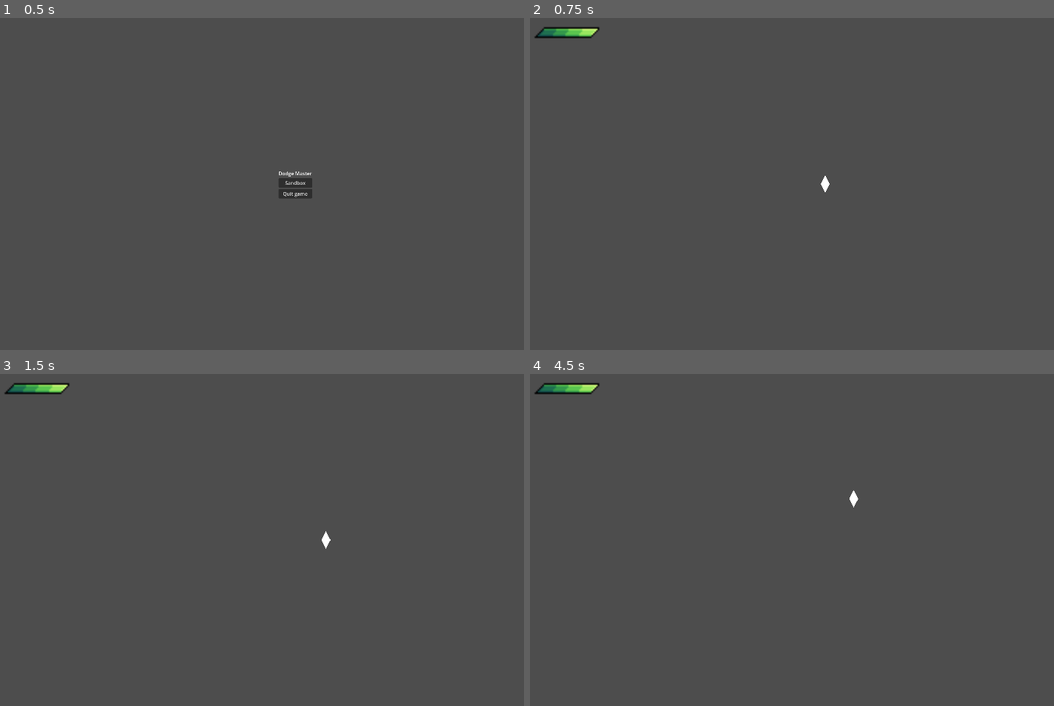
Above: before the commit, frames 1-4 (two rows, left to right).
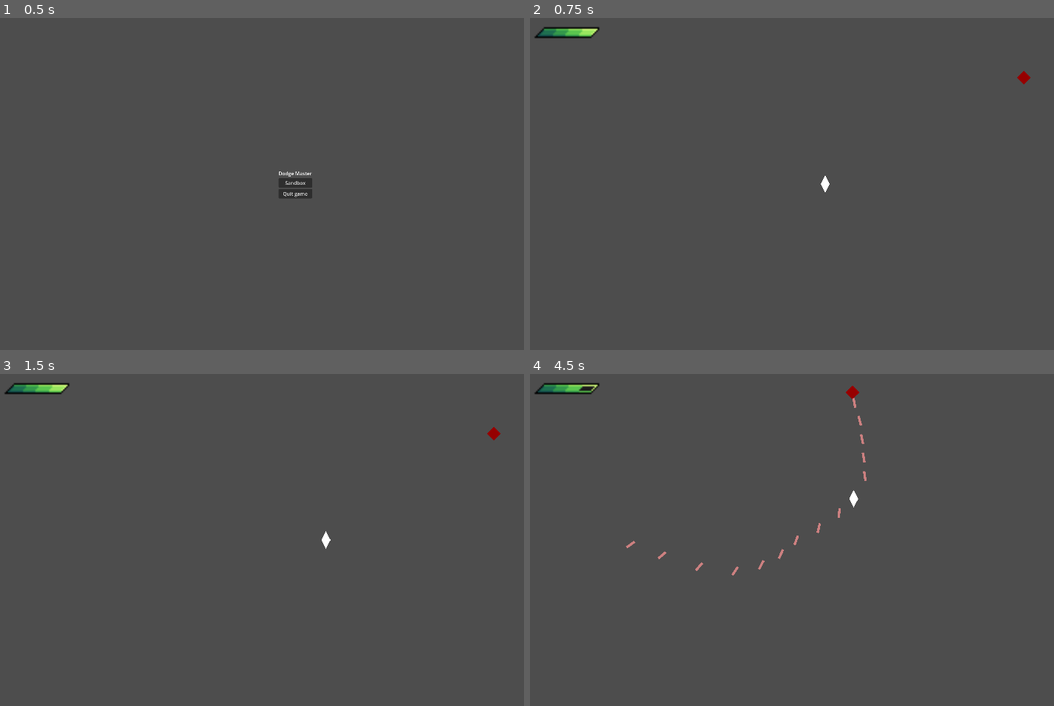
Above: after the commit, the same moments.

Repository: SytonK/DodgeMaster
Game: Godot game, scene res://src/UI/menus/main menu/main_menu.tscn
The game is run twice, just before and just after one commit, with the same random seed, the same clock (stepped at 60 frames per second) and the same inputs.
Inputs:
- Up to frame 1 (0.5 s): no input
- Up to frame 2 (0.75 s): click "Sandbox" at 0.5 s
- Up to frame 3 (1.5 s): tap Enter at 1.25 s; hold Right (move_right) from 1.28 s (still down)
- Up to frame 4 (4.5 s): release Right (move_right) at 2.03 s; hold Down (move_down) 2.03-2.78 s; hold Right (move_right) 2.78-3.53 s; hold Up (move_up) 3.53-4.28 s; hold Left (move_left) from 4.28 s (still down)

Frame 1 is identical in both runs. In frame 2, less than 0.1% of the frame differs, in the area x 92-96%, y 16-20%; in frame 3, less than 0.1%; in frame 4, 0.3%, in the area x 9-65%, y 3-61%.

Commit message:
add freaquency to enemies

Diff:
--- a/src/enemies/invisible spawner/target player invisible spawner/target_player_invisible_spawner.gd
+++ b/src/enemies/invisible spawner/target player invisible spawner/target_player_invisible_spawner.gd
@@ -2,13 +2,18 @@
 
 
 enum SIDE { left, right, top, bottom }
-
-
 const COLOR_MODDLATE_FACTOR: float = 0.001
 
 
+@onready var spawner: Spawner = $Spawner
+
+@export var frequency: float
 @export var projectile_speed: int = 300
 @export var radius: int
+
+
+func _ready() -> void:
+	spawner.frequency = frequency
 
 
 func _on_spawner_scene_spawned(projectile: Projectile) -> void:
--- a/src/enemies/towers/target player tower/target_player_tower.gd
+++ b/src/enemies/towers/target player tower/target_player_tower.gd
@@ -3,9 +3,15 @@
 
 const COLOR_MODDLATE_FACTOR: float = 0.001
 
+@onready var spawner: Spawner = $Spawner
 
+@export var frequency: float
 @export var projectile_speed: int = 300
 @export var max_distance_from_axis: int
+
+
+func _ready() -> void:
+	spawner.frequency = frequency
 
 
 func _on_spawner_scene_spawned(projectile: Projectile) -> void:
--- a/src/levels/sandbox/sandbox.tscn
+++ b/src/levels/sandbox/sandbox.tscn
@@ -1,10 +1,11 @@
-[gd_scene load_steps=7 format=3 uid="uid://ts75na1sexux"]
+[gd_scene load_steps=8 format=3 uid="uid://ts75na1sexux"]
 
 [ext_resource type="Script" path="res://src/levels/level.gd" id="1_epejh"]
 [ext_resource type="TileSet" uid="uid://c21s16q86co5l" path="res://src/levels/tilemap.tres" id="1_jik7w"]
 [ext_resource type="PackedScene" uid="uid://ckbasmycborlx" path="res://src/player/player.tscn" id="2_an105"]
 [ext_resource type="PackedScene" uid="uid://b1cglv8tw21rv" path="res://src/UI/menus/game over menu/game_over_menu.tscn" id="3_ob1bf"]
 [ext_resource type="PackedScene" uid="uid://cj2p72vwf0erl" path="res://src/UI/menus/pause menu/pause_menu.tscn" id="4_2vequ"]
+[ext_resource type="PackedScene" uid="uid://544n3vs8058" path="res://src/enemies/towers/target player tower/target_player_tower.tscn" id="7_4gpvv"]
 [ext_resource type="PackedScene" uid="uid://dbi27qlcdmvi4" path="res://src/enemies/invisible spawner/target player invisible spawner/target_player_invisible_spawner.tscn" id="7_2118m"]
 
 [node name="Sandbox" type="Node2D"]
@@ -24,6 +25,12 @@
 layer_0/tile_data = PackedInt32Array(2293760, 1, 0, 2293761, 1, 0, 2293762, 1, 0, 2293763, 1, 0, 2293764, 1, 0, 2293765 …(5857 unchanged characters)…
 
 [node name="TargerPlayerInvisibleSpawner" parent="." instance=ExtResource("7_2118m")]
+frequency = 4.0
 radius = 200
 
+[node name="TargetPlayerTower" parent="." instance=ExtResource("7_4gpvv")]
+position = Vector2(646, -346)
+frequency = 0.2
+max_distance_from_axis = 2000
+
 [connection signal="game_over" from="Player" to="." method="_on_player_game_over"]
